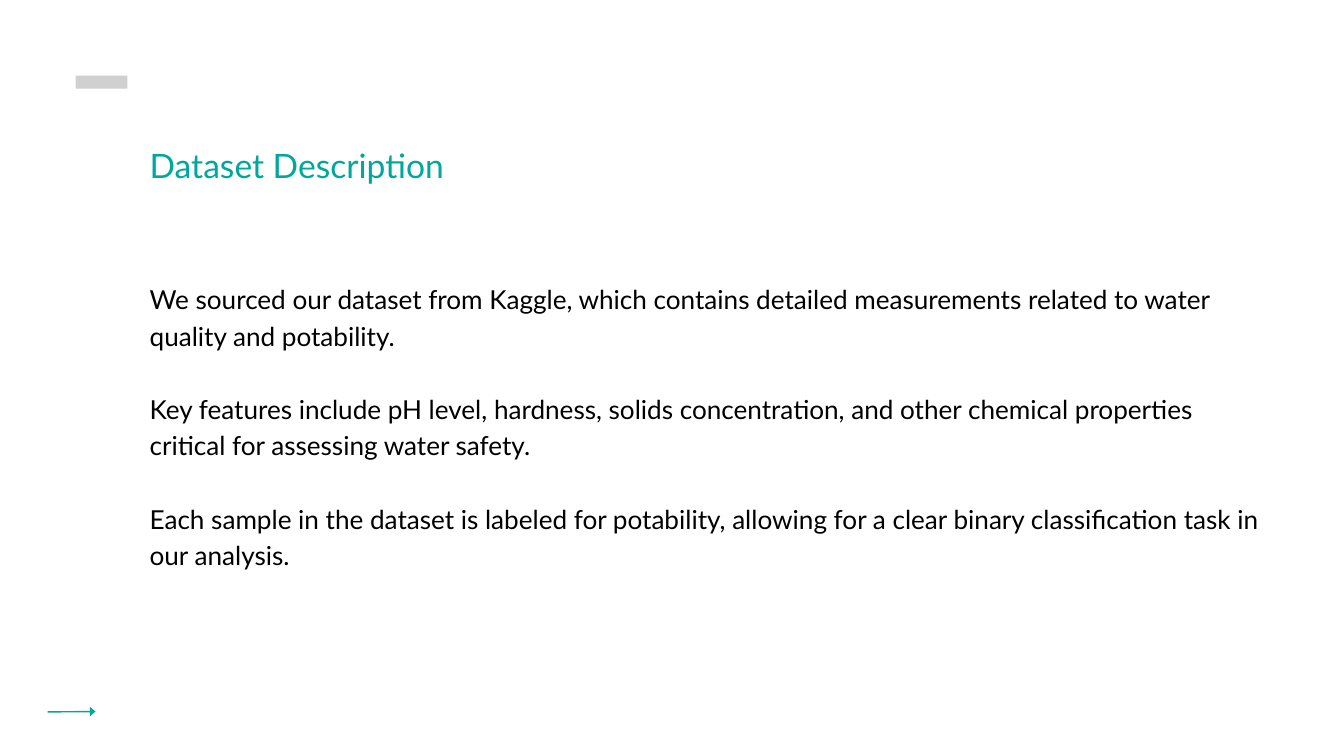
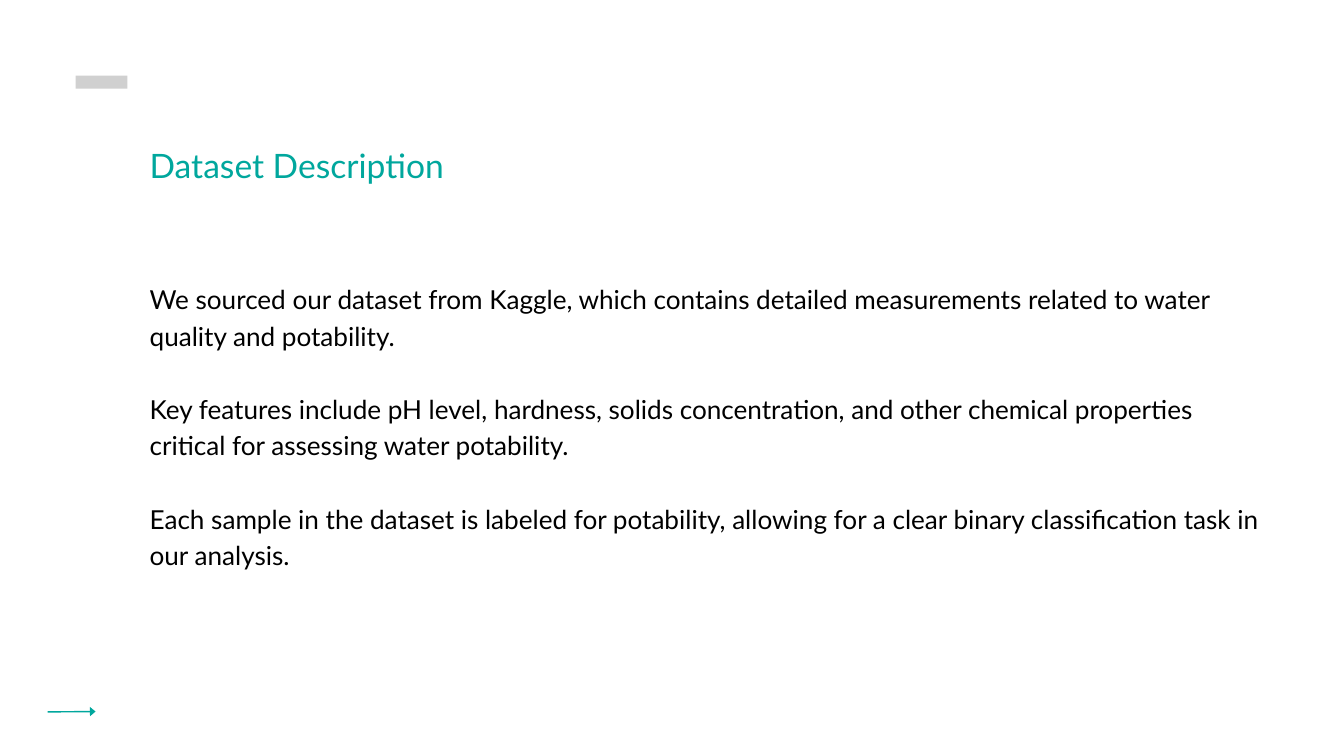
Before and after one commit to ERAA1997/Project-4-UoB, a slide deck: slide 3 of Project 4 Presentation.pptx (slide 4 before the commit). Drawn at 1344x756 pixels with LibreOffice and Linux fonts; fonts in the diff are those of the drawing; grey boxes stand for pictures. Boxes give left, top, right and bottom in pixels: in the first picture for what was removed or moved away, otherwise in the second. Text is boxed around its words. In the diff, an @@ line names an element or a change of style, - is before the commit and + after.

```diff
--- a/Project 4 Presentation.pptx
+++ b/Project 4 Presentation.pptx
@@ text at bbox=[150, 399, 1192, 460]: text changed @@
-Key features include pH level, hardness, solids concentration, and other chemical properties critical for assessing water safety.
+Key features include pH level, hardness, solids concentration, and other chemical properties critical for assessing water potability.
```
Also in this commit, not shown: 8 other slides changed, 2 slides removed.
